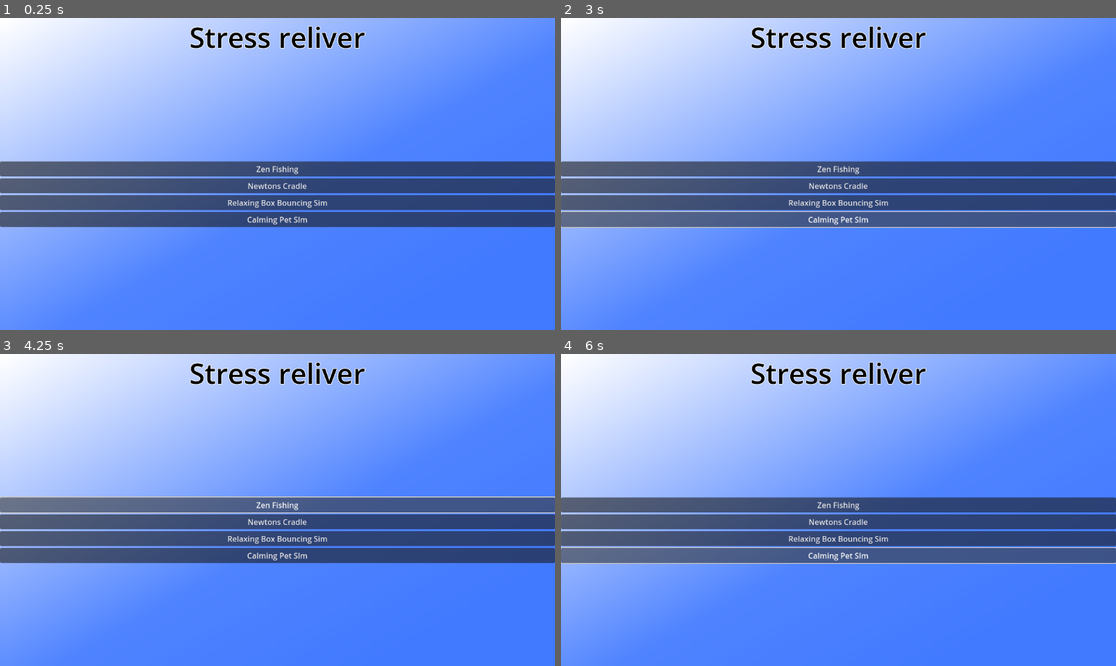
Above: before the commit, frames 1-4 (two rows, left to right).
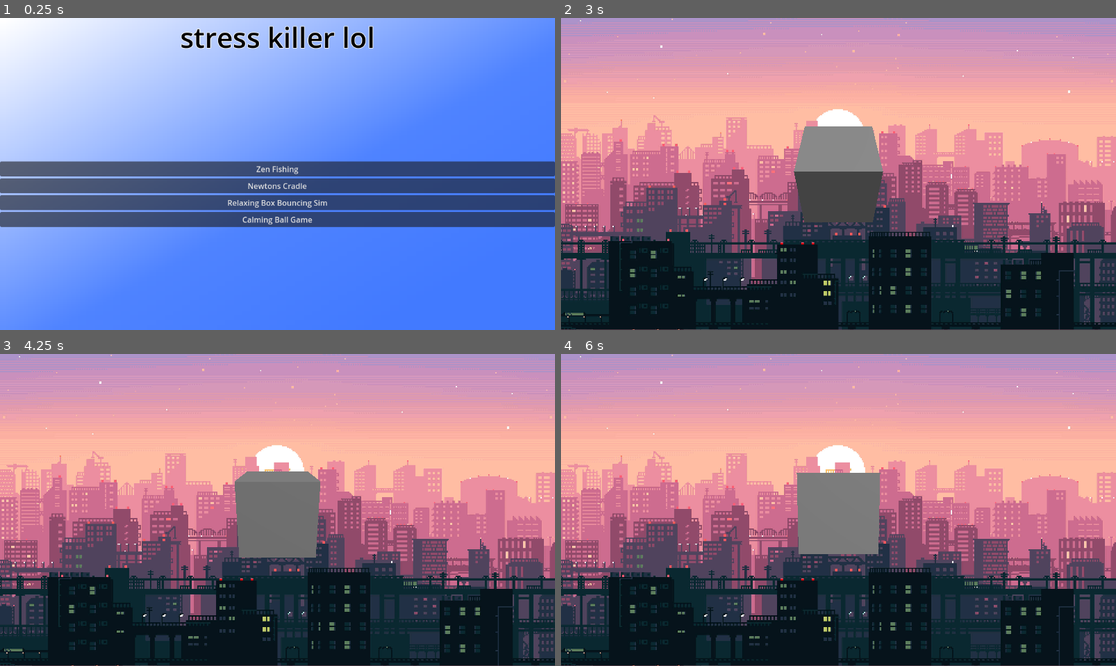
Above: after the commit, the same moments.

Repository: hackthesound/artem
Game: Godot game, scene res://main_gui.tscn
Same seed, same stepped clock (60 frames per second), same inputs: the game is played once before the commit and once after it.
Inputs (mouse positions are in pixels of both pictures, inside the frame that each line leads up to):
- Up to frame 1 (0.25 s): no input
- Up to frame 2 (3 s): click "Zen Fishing" at 0.5 s; click "Newtons Cradle" at 1.25 s; click "Relaxing Box Bouncing Sim" at 2 s; click "Calming Pet SIm" (after the commit: "Calming Ball Game") at 2.75 s
- Up to frame 3 (4.25 s): click (277, 503) at 3.5 s, where only the run before the commit has a clickable "Zen Fishing"
- Up to frame 4 (6 s): click (838, 522) at 4.25 s, where only the run before the commit has a clickable "Newtons Cradle"; click (838, 538) at 5 s, where only the run before the commit has a clickable "Relaxing Box Bouncing Sim"; click (838, 556) at 5.75 s, where only the run before the commit has a clickable "Calming Pet SIm"

The runs differ from the first frame. In frame 1, 1.6% of the frame differs, in the area x 32-68%, y 2-67%; in frame 2, 100%; in frame 3, 99%; in frame 4, 100%, in the area x 0-100%, y 0-100%.

Commit message:
added gui and a cube demo game
cube demo game goes hard fr fr

Diff:
--- a/LoadingButton.gd
+++ b/LoadingButton.gd
@@ -3,13 +3,14 @@
 
 # Called when the node enters the scene tree for the first time.
 func _ready():
-	pass # Replace with function body.
-
+	var button = self
+	button.pressed.connect(self._button_pressed)
 
 # Called every frame. 'delta' is the elapsed time since the previous frame.
 func _process(delta):
 	pass
 
 func _button_pressed():
+	print("Loading:",sceneToLoad)
 	var next_scene = load(sceneToLoad)
 	get_tree().change_scene_to_packed(next_scene)
--- /dev/null
+++ b/ballgame.tscn
@@ -0,0 +1,55 @@
+[gd_scene load_steps=4 format=3 uid="uid://cw4aelhovtok2"]
+
+[ext_resource type="Texture2D" uid="uid://blhixfnyet0pm" path="res://pixel-art-lo-fi-city-mvqzjym6ie17firw.jpg" id="1_amko0"]
+
+[sub_resource type="BoxShape3D" id="BoxShape3D_3mch5"]
+
+[sub_resource type="Environment" id="Environment_5cjng"]
+background_mode = 3
+background_canvas_max_layer = 20
+
+[node name="Ball Game" type="Node"]
+
+[node name="Game" type="Node3D" parent="."]
+
+[node name="Camera3D" type="Camera3D" parent="Game"]
+transform = Transform3D(1, 0, 0, 0, 1, 0, 0, 0, 1, 0, 0, 2.9882)
+
+[node name="DirectionalLight3D" type="DirectionalLight3D" parent="Game"]
+transform = Transform3D(0.5033, -0.713935, 0.486812, 0.513164, 0.700212, 0.496353, -0.695236, 0, 0.718782, 2.99424, 2.23445, 3.27976)
+
+[node name="RigidBody3D" type="RigidBody3D" parent="Game"]
+axis_lock_linear_x = true
+axis_lock_linear_y = true
+axis_lock_linear_z = true
+gravity_scale = 0.0
+freeze_mode = 1
+constant_torque = Vector3(10, 0, 0)
+
+[node name="CollisionShape3D" type="CollisionShape3D" parent="Game/RigidBody3D"]
+shape = SubResource("BoxShape3D_3mch5")
+
+[node name="CSGBox3D" type="CSGBox3D" parent="Game/RigidBody3D/CollisionShape3D"]
+
+[node name="Gui" type="Control" parent="."]
+visibility_layer = 524288
+layout_mode = 3
+anchors_preset = 15
+anchor_right = 1.0
+anchor_bottom = 1.0
+grow_horizontal = 2
+grow_vertical = 2
+
+[node name="TextureRect" type="TextureRect" parent="Gui"]
+visibility_layer = 524288
+layout_mode = 1
+anchors_preset = 15
+anchor_right = 1.0
+anchor_bottom = 1.0
+grow_horizontal = 2
+grow_vertical = 2
+texture = ExtResource("1_amko0")
+expand_mode = 1
+
+[node name="WorldEnvironment" type="WorldEnvironment" parent="."]
+environment = SubResource("Environment_5cjng")
--- /dev/null
+++ b/main_gui.gd
@@ -0,0 +1,11 @@
+extends Control
+
+
+# Called when the node enters the scene tree for the first time.
+func _ready():
+	pass # Replace with function body.
+
+
+# Called every frame. 'delta' is the elapsed time since the previous frame.
+func _process(delta):
+	pass
--- a/main_gui.tscn
+++ b/main_gui.tscn
@@ -43,7 +43,7 @@
 offset_bottom = 79.0
 grow_horizontal = 2
 size_flags_vertical = 1
-text = "Stress reliver"
+text = "stress killer lol"
 label_settings = SubResource("LabelSettings_nw2wv")
 horizontal_alignment = 1
 
@@ -75,6 +75,6 @@
 
 [node name="Calming Pet Sim" type="Button" parent="VBoxContainer"]
 layout_mode = 2
-text = "Calming Pet SIm
-"
+text = "Calming Ball Game"
 script = ExtResource("1_4qkqc")
+sceneToLoad = "ballgame.tscn"
Binary file added: pixel-art-lo-fi-city-mvqzjym6ie17firw.jpg
Not shown, added: pixel-art-lo-fi-city-mvqzjym6ie17firw.jpg.import
